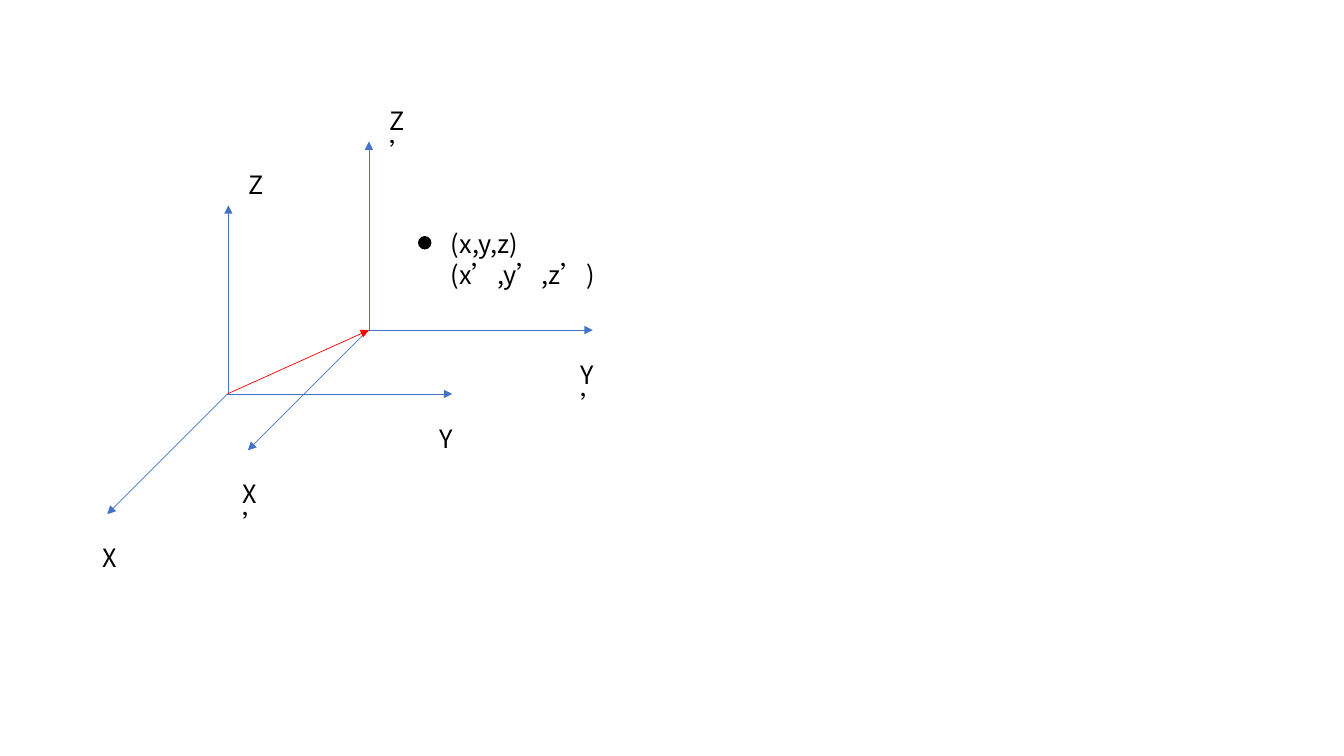
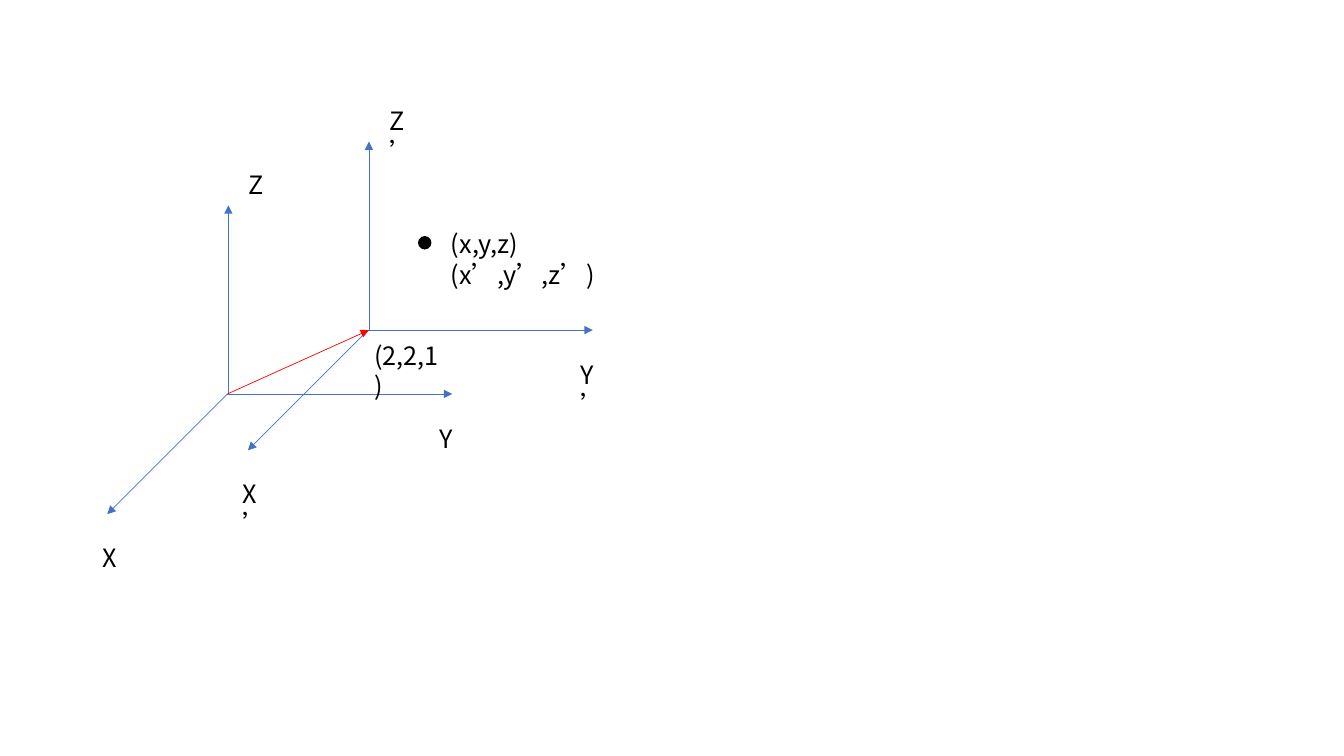
Before and after one commit to madokast/madokast.github.io.old, a slide deck: slide 4 of books/cct/cctpy/cctpy.pptx. Drawn at 1344x756 pixels with LibreOffice and Linux fonts; fonts in the diff are those of the drawing. Boxes give left, top, right and bottom in pixels: in the first picture for what was removed or moved away, otherwise in the second. Text is boxed around its words. In the diff, an @@ line names an element or a change of style, - is before the commit and + after.

```diff
--- a/books/cct/cctpy/cctpy.pptx
+++ b/books/cct/cctpy/cctpy.pptx
@@ text added at (374,344,438,370), 18 pt, text #000000 @@
+(2,2,1)
```
Also in this commit, not shown: 4 other slides changed, 3 slides added, 8 other files.
